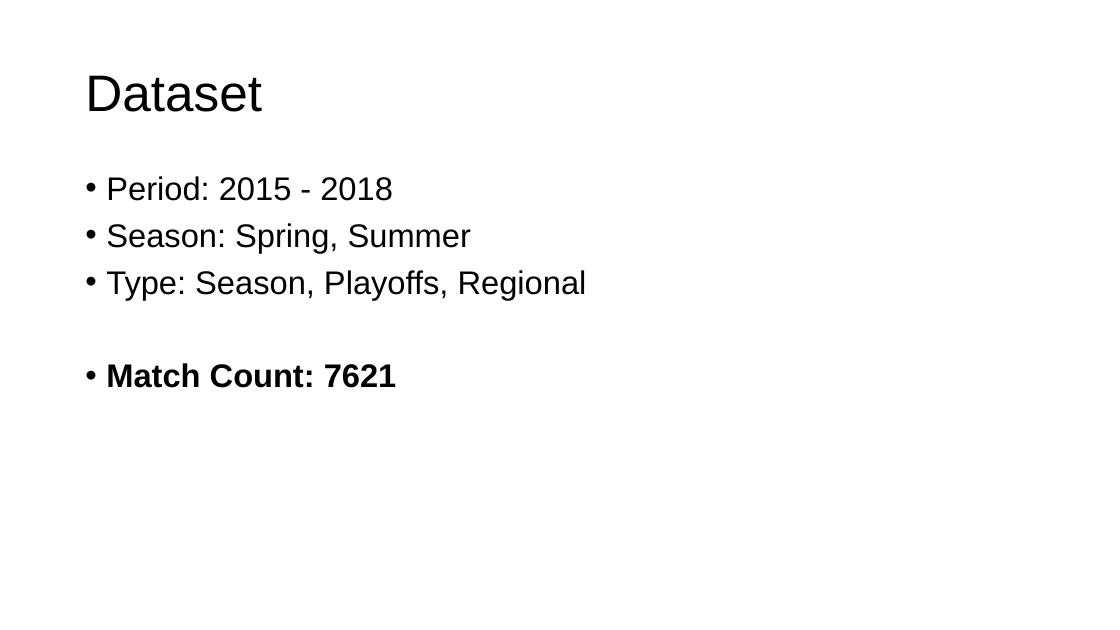
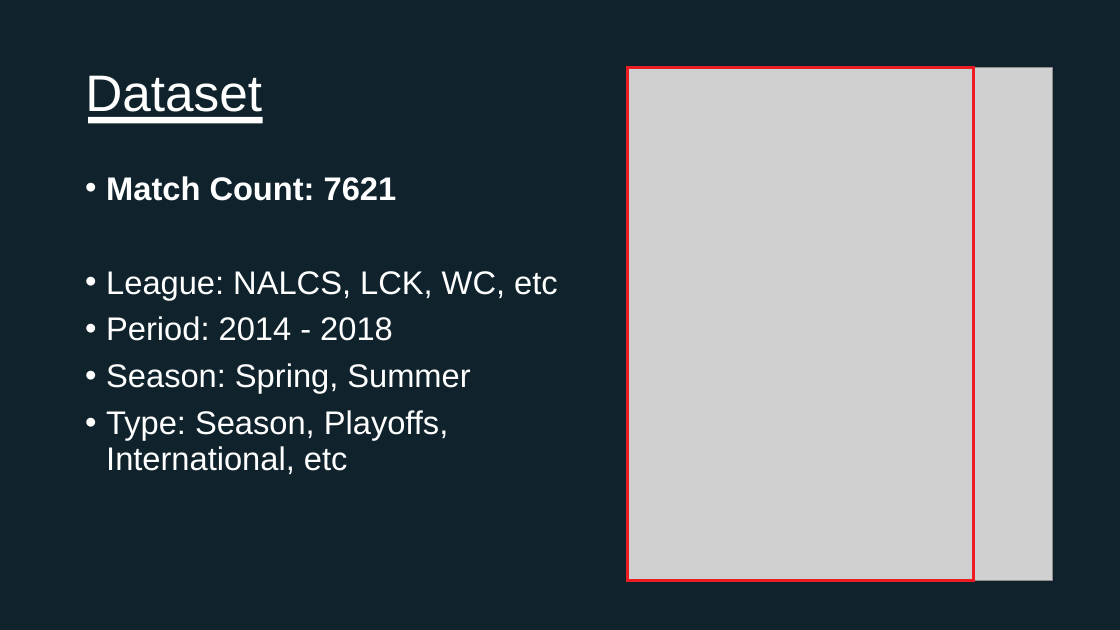
Before and after one commit to noahluftyang/data-structure-design-assignment, a slide deck: slide 7 of Assignment01 - League of Legends Match.pptx (slide 3 before the commit). Drawn at 1120x630 pixels with LibreOffice and Linux fonts; fonts in the diff are those of the drawing; grey boxes stand for pictures. Boxes give left, top, right and bottom in pixels: in the first picture for what was removed or moved away, otherwise in the second. Text is boxed around its words. In the diff, an @@ line names an element or a change of style, - is before the commit and + after.

Commit message:
Add design and more contents

```diff
--- a/Assignment01 - League of Legends Match.pptx
+++ b/Assignment01 - League of Legends Match.pptx
@@ rectangle added at (x1=0, y1=0, x2=1120, y2=630), fill #10232C @@
@@ title "Dataset" at (x1=85, y1=75, x2=262, y2=121): text colour #000000 to #FFFFFF @@
@@ picture added at (x1=628, y1=67, x2=1053, y2=581) @@
@@ rectangle added at (x1=628, y1=67, x2=974, y2=581), outline #EA1D24 2.5 pt @@
@@ rectangle added at (x1=88, y1=117, x2=263, y2=124), fill #FFFFFF @@
@@ text removed at (x1=106, y1=176, x2=587, y2=388) @@
-• Period: 2015 - 2018
-• Season: Spring, Summer
-• Type: Season, Playoffs, Regional
-• Match Count: 7621
@@ text added at (x1=106, y1=176, x2=558, y2=475), 28 pt, text #FFFFFF @@
+• Match Count: 7621
+• League: NALCS, LCK, WC, etc
+• Period: 2014 - 2018
+• Season: Spring, Summer
+• Type: Season, Playoffs, International, etc
```
Also in this commit, not shown: 4 other slides changed, 5 slides added.
